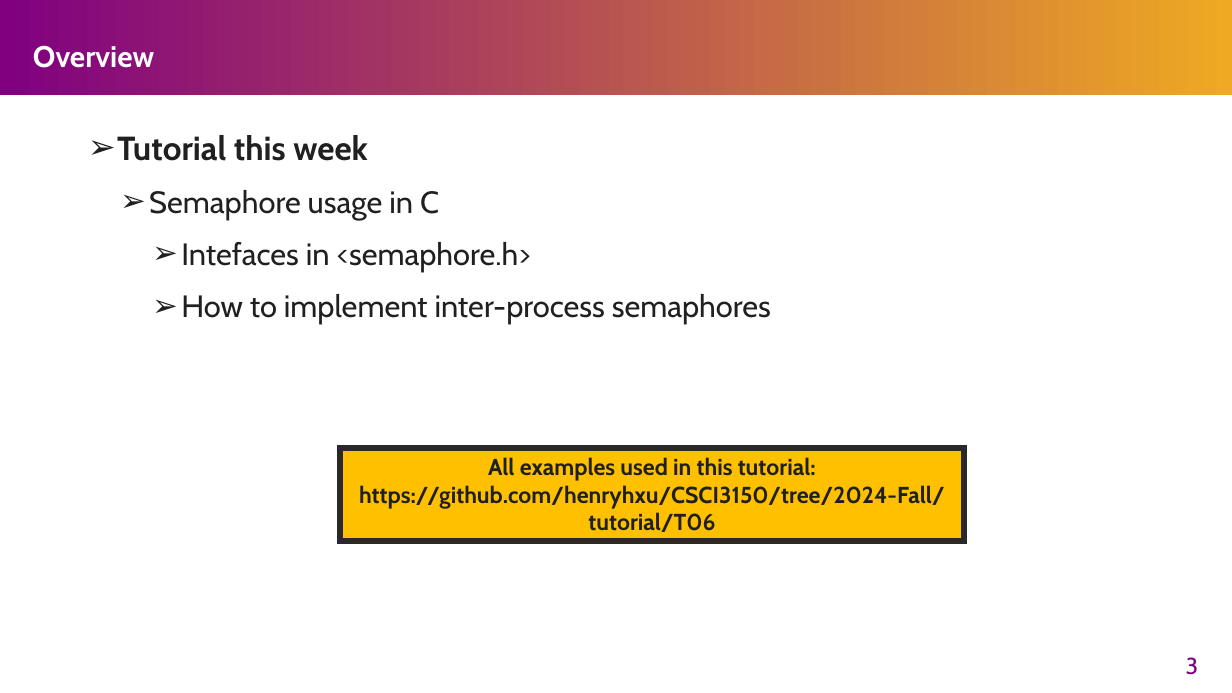
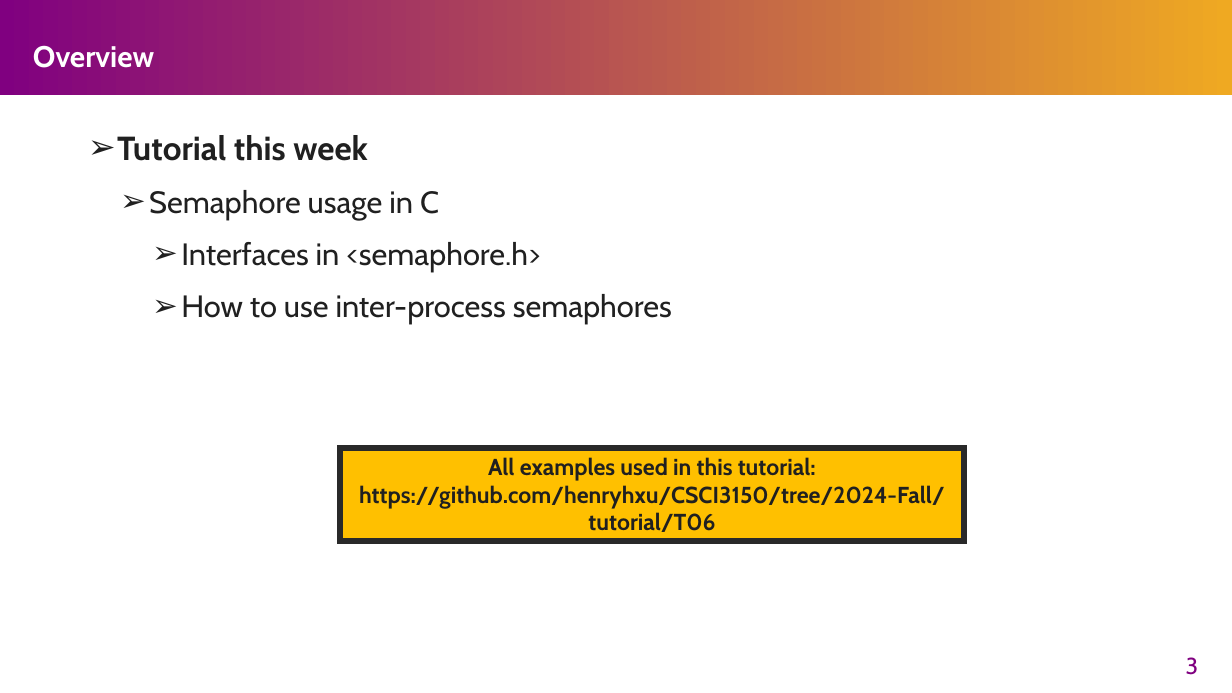
Before and after one commit to henryhxu/CSCI3150, a slide deck: slide 3 of tutorial/T06/tut06.pptx. Drawn at 1232x693 pixels with LibreOffice and Linux fonts; fonts in the diff are those of the drawing. Boxes give left, top, right and bottom in pixels: in the first picture for what was removed or moved away, otherwise in the second. Text is boxed around its words. In the diff, an @@ line names an element or a change of style, - is before the commit and + after.

```diff
--- a/tutorial/T06/tut06.pptx
+++ b/tutorial/T06/tut06.pptx
@@ text at bbox=[181, 242, 672, 324]: text changed @@
-    ➢ Intefaces in <semaphore.h>
-    ➢ How to implement inter-process semaphores
+    ➢ Interfaces in <semaphore.h>
+    ➢ How to use inter-process semaphores
```
Also in this commit, not shown: 12 other slides changed, 2 slides added, 2 other files.
